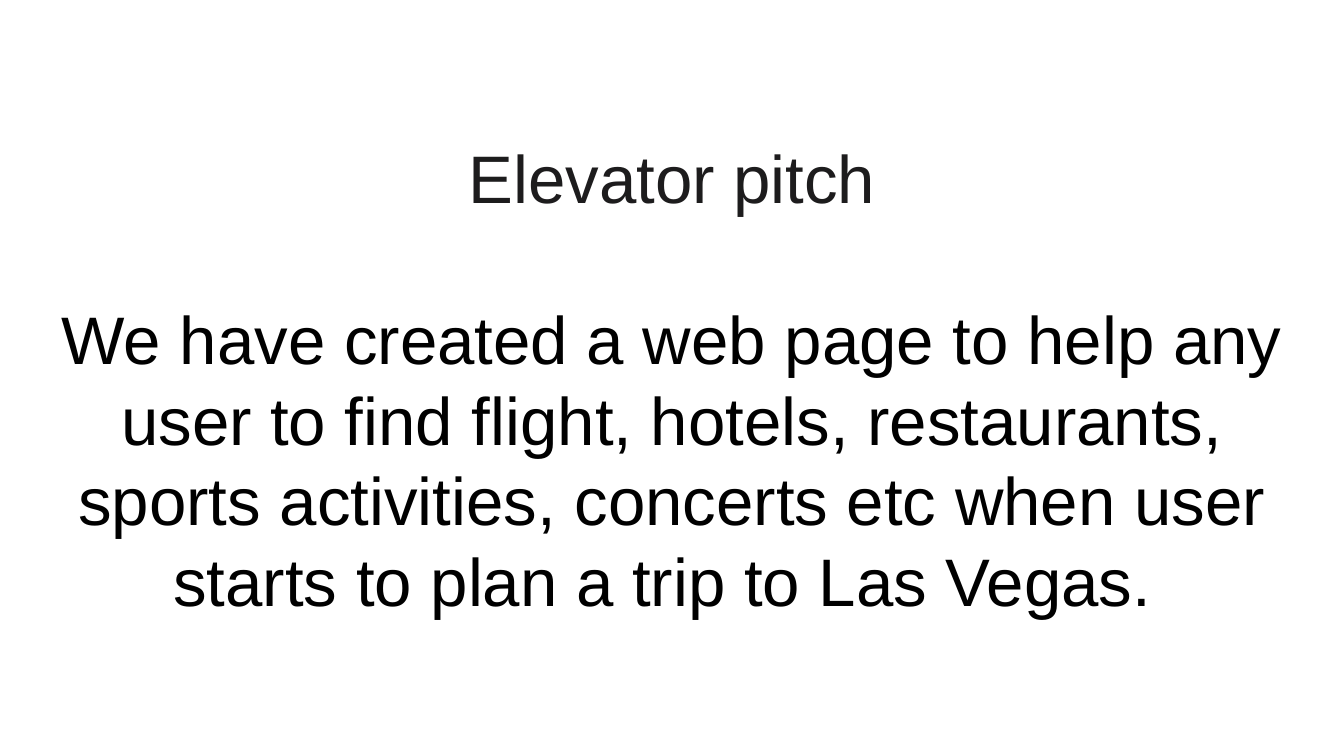
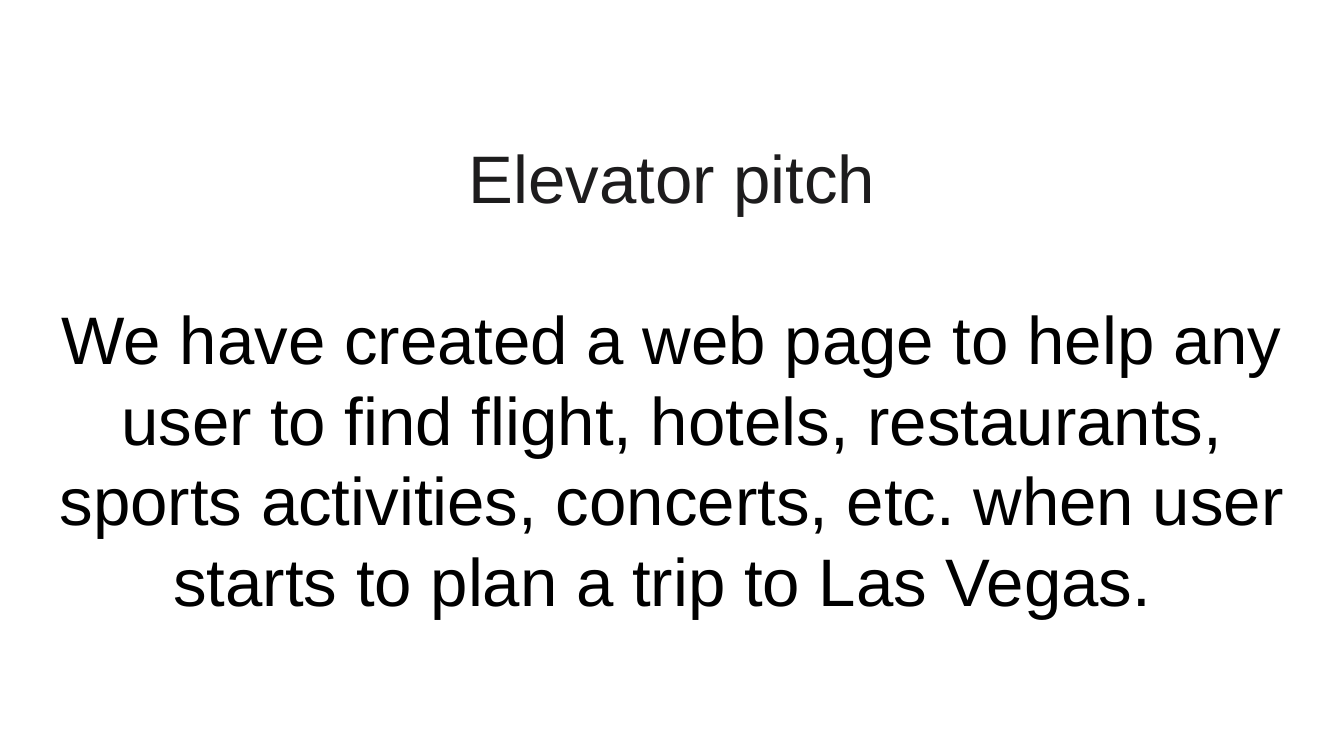
Before and after one commit to harrymac1972/vegas-baby, a slide deck: slide 2 of assets/documents/Las Vegas Trip Organizer Presentation.pptx. Drawn at 1344x756 pixels with LibreOffice and Linux fonts; fonts in the diff are those of the drawing. Boxes give left, top, right and bottom in pixels: in the first picture for what was removed or moved away, otherwise in the second. Text is boxed around its words. In the diff, an @@ line names an element or a change of style, - is before the commit and + after.

```diff
--- a/assets/documents/Las Vegas Trip Organizer Presentation.pptx
+++ b/assets/documents/Las Vegas Trip Organizer Presentation.pptx
@@ title at (x1=59, y1=315, x2=1284, y2=619): text changed @@
-Elevator pitch
-We have created a web page to help any user to find flight, hotels, restaurants, sports activities, concerts etc when user starts to plan a trip to Las Vegas.
+Elevator pitch
+We have created a web page to help any user to find flight, hotels, restaurants, sports activities, concerts, etc. when user starts to plan a trip to Las Vegas.
```
Also in this commit, not shown: 3 other slides changed.
